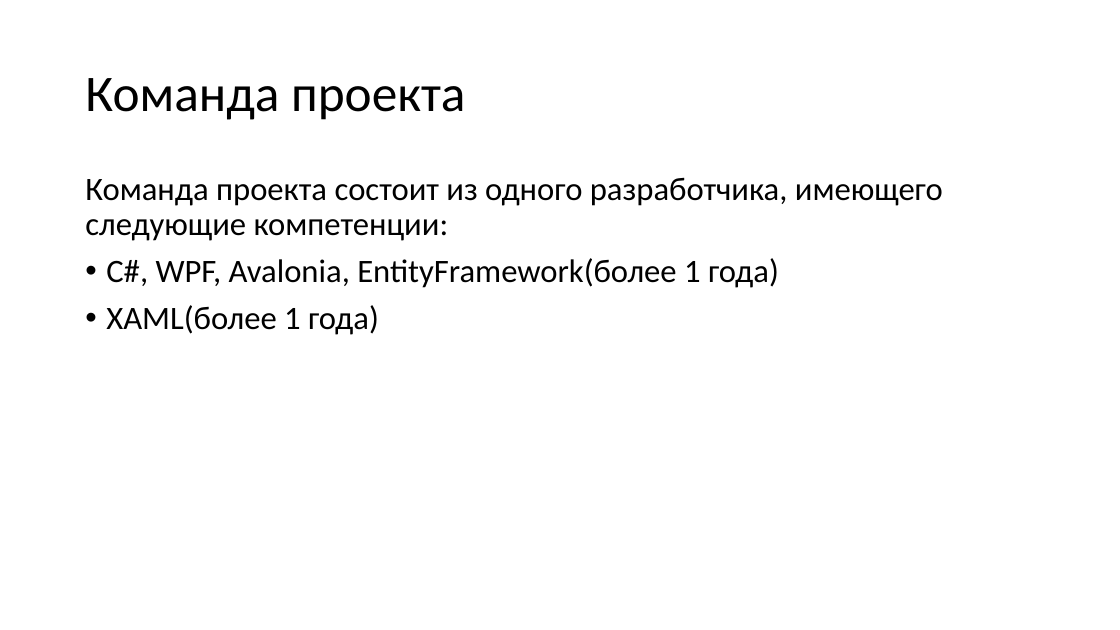
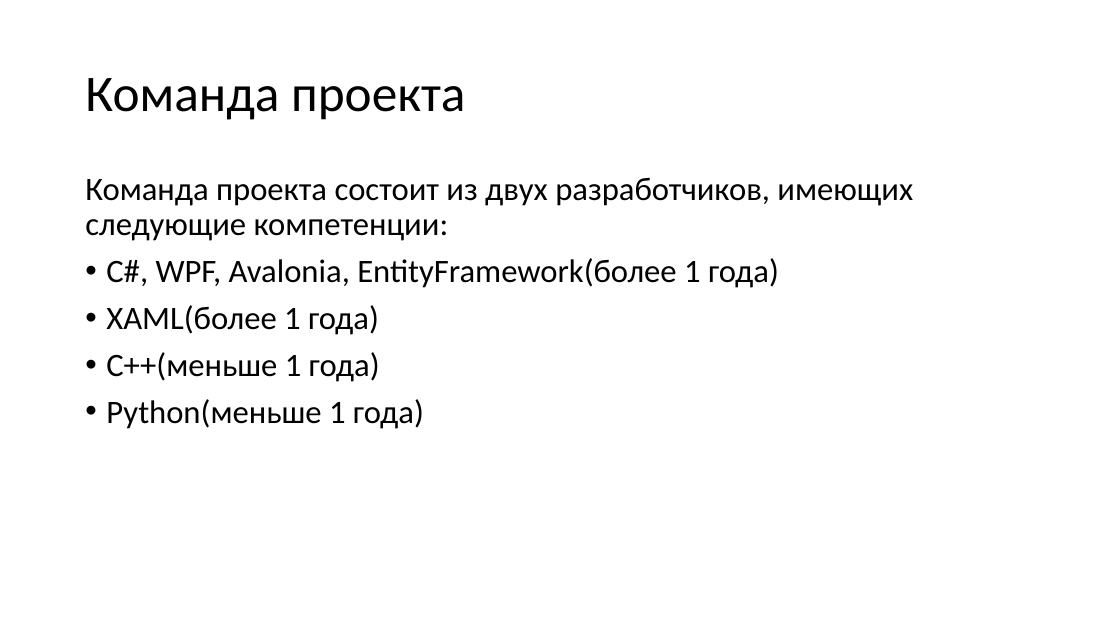
Before and after one commit to Nordth/istu-lab-kppo-2024-2025, a slide deck: slide 7 of ДаниловЕП_ЗиновьевИС_SAS/Лаб1/Презентация.pptx. Drawn at 1120x630 pixels with LibreOffice and Linux fonts; fonts in the diff are those of the drawing. Boxes give left, top, right and bottom in pixels: in the first picture for what was removed or moved away, otherwise in the second. Text is boxed around its words. In the diff, an @@ line names an element or a change of style, - is before the commit and + after.

```diff
--- a/ДаниловЕП_ЗиновьевИС_SAS/Лаб1/Презентация.pptx
+++ b/ДаниловЕП_ЗиновьевИС_SAS/Лаб1/Презентация.pptx
@@ text at box(85, 178, 913, 241): text changed @@
-Команда проекта состоит из одного разработчика, имеющего следующие компетенции:
+Команда проекта состоит из двух разработчиков, имеющих следующие компетенции:
@@ text at box(106, 352, 424, 429): paragraphs added @@
+• C++(меньше 1 года)
+• Python(меньше 1 года)
```
Also in this commit, not shown: 1 other file.
